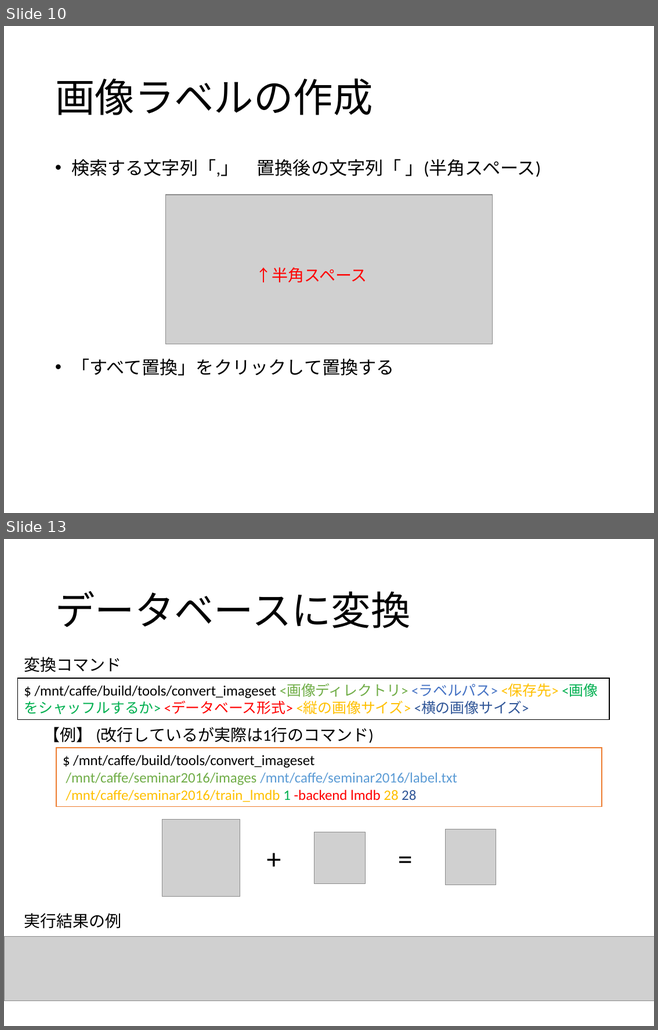
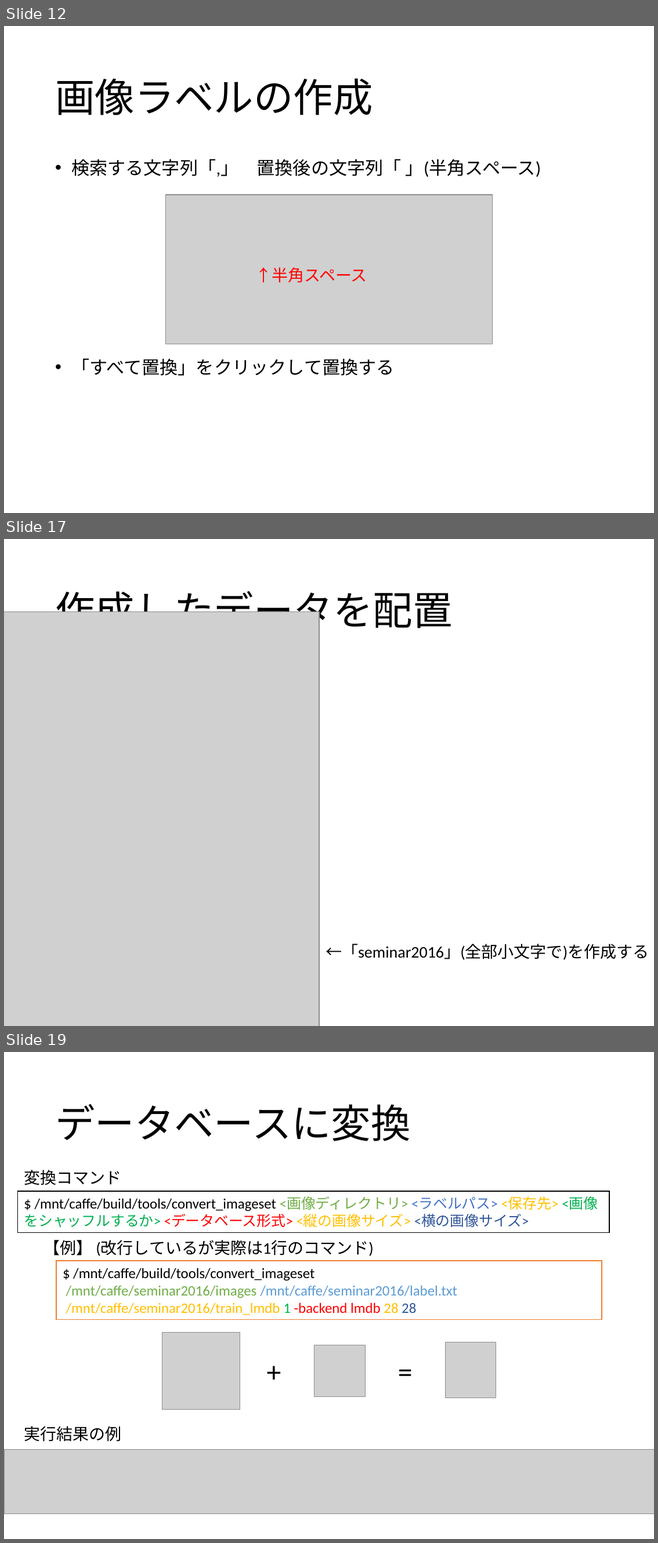
Before and after one commit to hara-lab-mizofumi/Seminar2016, a slide deck: 3-Caffe向けの自作データセットの作成.pptx. Shown one above the other, each under a label of ours: slides 10 and 13 before the commit, slides 12, 17 and 19 after it; the slides between them are not shown. The pictures are 658x1030 and 658x1543 pixels, drawn with LibreOffice and Linux fonts; fonts in the diff are those of the drawing; grey boxes stand for pictures. Boxes give left, top, right and bottom in pixels: in the first picture for what was removed or moved away, otherwise in the second. Text is boxed around its words. In the diff, an @@ line names an element or a change of style, - is before the commit and + after.

```diff
--- a/3-Caffe向けの自作データセットの作成.pptx
+++ b/3-Caffe向けの自作データセットの作成.pptx
@@ slide 17 added at (4, 539, 654, 1026), background #FFFFFF @@
@@ title added at (55, 591, 452, 635), 44 pt, text #000000 @@
+作成したデータを配置
@@ picture added at (4, 611, 319, 1026) @@
@@ text added at (325, 944, 648, 960), 18 pt, text #000000 @@
+←「seminar2016」(全部小文字で)を作成する
@@ what was slide 10 is now slide 12 @@
@@ what was slide 13 is now slide 19 @@
```
Also in this commit, not shown: 4 slides changed, 5 other slides added.
